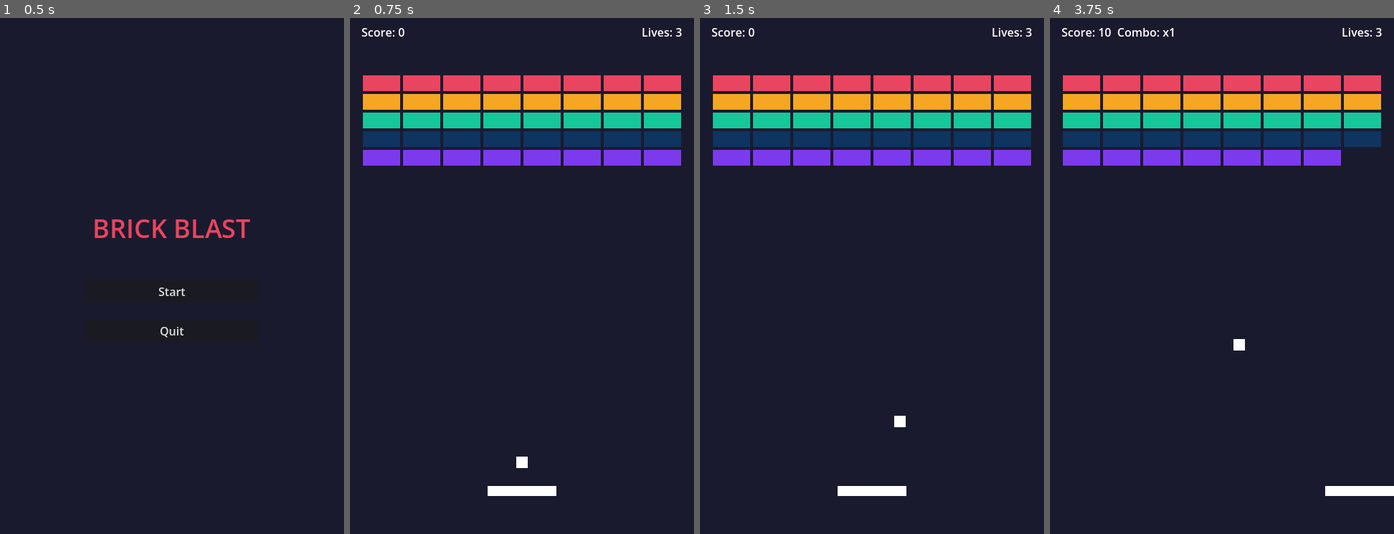
Above: before the commit, frames 1-4 (left to right).
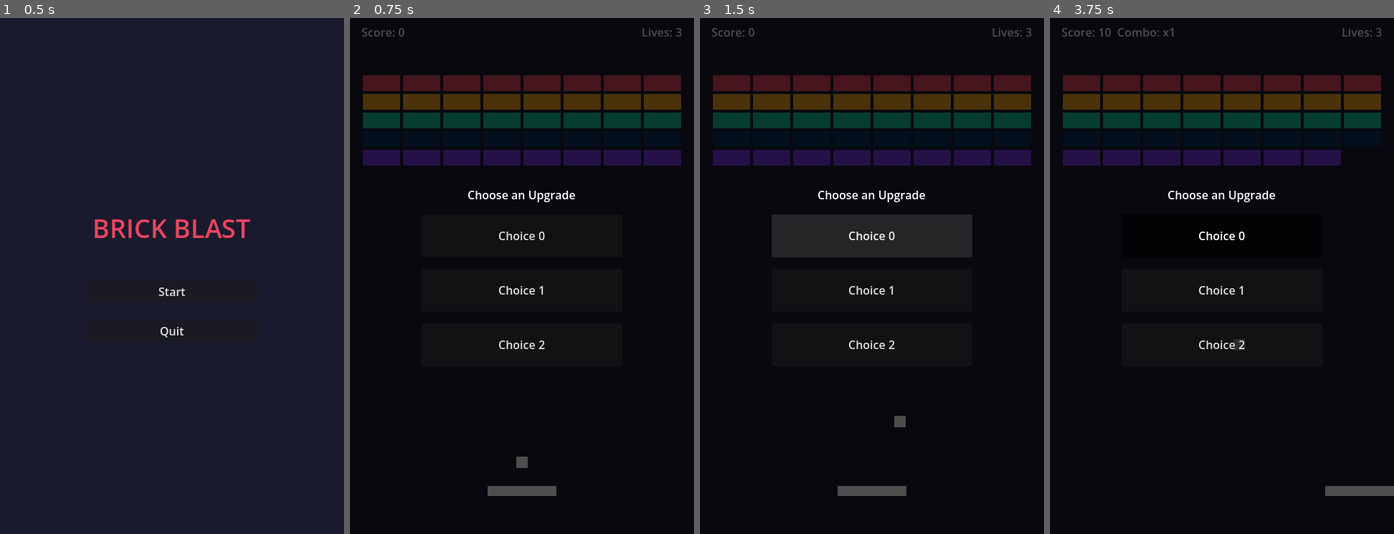
Above: after the commit, the same moments.

Repository: WSQS/brick-blast
Game: Godot game, scene res://scene/menu.tscn
Two runs of this game, one before a commit and one after it. Both use one fixed random seed, a clock stepped at 60 frames per second and the inputs below.
Inputs (mouse positions are in pixels of both pictures, inside the frame that each line leads up to):
- Up to frame 1 (0.5 s): no input
- Up to frame 2 (0.75 s): click "Start" at 0.5 s
- Up to frame 3 (1.5 s): click (872, 234) at 1.25 s, where only the run after the commit has a clickable "Choice 0"
- Up to frame 4 (3.75 s): click (1222, 291) at 2 s, where only the run after the commit has a clickable "Choice 1"; click (1222, 343) at 2.75 s, where only the run after the commit has a clickable "Choice 2"; tap Enter (ui_accept) at 3.5 s; move the mouse to (1297, 250) at 3.52 s; hold Right (ui_right) from 3.53 s (still down); hold Shift from 3.53 s (still down); click (1297, 250) at 3.67 s

Frame 1 is identical in both runs. In frame 2, 100% of the frame differs, in the area x 0-100%, y 0-100%; in frame 3, 95%; in frame 4, 100%.

Commit message:
feat(upgrade): add upgrade selection system (D014)
- Upgrade data model with 5 types: paddle wide, slow ball, extra life, multi-ball, pierce
- UpgradePanel scene: 3-choice selection UI
- main.gd: win → show upgrade panel → apply upgrade → next round
- Phase 2 upgrades implemented: paddle wide, slow ball, extra life
- Multi-ball and pierce are stubs (Phase 3)
- 40/40 tests still passing

Diff:
--- a/scene/main.tscn
+++ b/scene/main.tscn
@@ -1,9 +1,10 @@
-[gd_scene load_steps=5 format=3]
+[gd_scene load_steps=6 format=3]
 
 [ext_resource type="Script" path="res://script/main.gd" id="1_main"]
 [ext_resource type="PackedScene" path="res://scene/ball.tscn" id="2_ball"]
 [ext_resource type="PackedScene" path="res://scene/paddle.tscn" id="3_paddle"]
 [ext_resource type="PackedScene" path="res://scene/brick.tscn" id="4_brick"]
+[ext_resource type="PackedScene" path="res://scene/upgrade_panel.tscn" id="5_upgrade"]
 
 [node name="Main" type="Node2D"]
 script = ExtResource("1_main")
@@ -82,5 +83,7 @@
 text = "Menu"
 visible = false
 
+[node name="UpgradePanel" parent="." instance=ExtResource("5_upgrade")]
+
 [connection signal="pressed" from="HUD/RestartButton" to="." method="_on_restart_pressed"]
 [connection signal="pressed" from="HUD/MenuButton" to="." method="_on_menu_pressed"]
--- /dev/null
+++ b/scene/upgrade_panel.tscn
@@ -0,0 +1,41 @@
+[gd_scene load_steps=2 format=3]
+
+[ext_resource type="Script" path="res://script/upgrade_panel.gd" id="1_panel"]
+
+[node name="UpgradePanel" type="CanvasLayer"]
+
+[node name="Overlay" type="ColorRect" parent="."]
+anchors_preset = 15
+anchor_right = 1.0
+anchor_bottom = 1.0
+grow_horizontal = 2
+grow_vertical = 2
+color = Color(0, 0, 0, 0.7)
+
+[node name="CenterContainer" type="CenterContainer" parent="Overlay"]
+anchors_preset = 8
+anchor_left = 0.5
+anchor_top = 0.5
+anchor_right = 0.5
+anchor_bottom = 0.5
+grow_horizontal = 2
+grow_vertical = 2
+
+[node name="VBoxContainer" type="VBoxContainer" parent="Overlay/CenterContainer"]
+theme_override_constants/separation = 16
+
+[node name="Title" type="Label" parent="Overlay/CenterContainer/VBoxContainer"]
+horizontal_alignment = 1
+text = "Choose an Upgrade"
+
+[node name="Choice0" type="Button" parent="Overlay/CenterContainer/VBoxContainer"]
+custom_minimum_size = Vector2(280, 60)
+text = "Choice 0"
+
+[node name="Choice1" type="Button" parent="Overlay/CenterContainer/VBoxContainer"]
+custom_minimum_size = Vector2(280, 60)
+text = "Choice 1"
+
+[node name="Choice2" type="Button" parent="Overlay/CenterContainer/VBoxContainer"]
+custom_minimum_size = Vector2(280, 60)
+text = "Choice 2"
--- a/script/main.gd
+++ b/script/main.gd
@@ -1,5 +1,7 @@
 extends Node2D
 ## Main — orchestrates the game: spawns bricks, manages score, win/lose state.
+
+const UpgradeScript = preload("res://script/upgrade.gd")
 
 const COLS: int = 8
 const ROWS: int = 5
@@ -31,6 +33,7 @@
 @onready var message: Label = $HUD/Message
 @onready var restart_button: Button = $HUD/RestartButton
 @onready var menu_button: Button = $HUD/MenuButton
+@onready var upgrade_panel = $UpgradePanel
 
 var lives: int = START_LIVES
 var score: int = 0
@@ -46,10 +49,17 @@
 # Ball stick state (D012): ball waits on paddle until player launches
 var ball_stuck: bool = true
 
+# Upgrade state (D014)
+var upgrades: Dictionary = {}  # UpgradeScript.Type -> count
+var rounds_cleared: int = 0
+
 
 func _ready() -> void:
 	paddle.bounds = playfield
 	ball.bounds = playfield
+	if upgrade_panel and upgrade_panel.has_signal("upgrade_selected"):
+		upgrade_panel.upgrade_selected.connect(_on_upgrade_selected)
+		upgrade_panel.hide()
 	_spawn_bricks()
 	_reset_round()
 	_update_hud()
@@ -150,11 +160,17 @@
 
 
 func _win() -> void:
+	rounds_cleared += 1
 	var star_count := _compute_stars()
 	var star_str := ""
 	for i in star_count:
 		star_str += "*"
-	_end_game("YOU WIN! %s" % star_str)
+	message.text = "ROUND CLEAR! %s" % star_str
+	message.show()
+	# Show upgrade choices (D014)
+	await get_tree().create_timer(1.0).timeout
+	message.hide()
+	upgrade_panel.show_choices()
 
 
 func _compute_stars() -> int:
@@ -179,6 +195,37 @@
 	menu_button.show()
 
 
+func _on_upgrade_selected(upgrade) -> void:
+	upgrades[upgrade.id] = upgrades.get(upgrade.id, 0) + 1
+	_apply_upgrade(upgrade.id)
+	_start_next_round()
+
+
+func _apply_upgrade(id: int) -> void:
+	match id:
+		UpgradeScript.Type.PADDLE_WIDE:
+			var shape: RectangleShape2D = paddle.get_node("CollisionShape2D").shape
+			shape.size.x *= 1.5
+		UpgradeScript.Type.SLOW_BALL:
+			ball._speed *= 0.8
+		UpgradeScript.Type.EXTRA_LIFE:
+			lives += 1
+		UpgradeScript.Type.MULTI_BALL:
+			pass  # Phase 3
+		UpgradeScript.Type.PIERCE:
+			pass  # Phase 3
+
+
+func _start_next_round() -> void:
+	# Reset per-round state but keep upgrades
+	bricks_left = 0
+	_spawn_bricks()
+	_reset_round()
+	lives_lost_this_level = 0
+	max_combo = 0
+	_update_hud()
+
+
 func _update_hud() -> void:
 	score_label.text = "Score: %d" % score
 	lives_label.text = "Lives: %d" % lives
--- /dev/null
+++ b/script/upgrade.gd
@@ -0,0 +1,35 @@
+class_name Upgrade
+## Upgrade — defines a power-up that modifies game state between rounds.
+
+enum Type { PADDLE_WIDE, SLOW_BALL, EXTRA_LIFE, MULTI_BALL, PIERCE }
+
+var id: Type
+var display_name: String
+var description: String
+
+
+static func all() -> Array[Upgrade]:
+	return [
+		_create(Type.PADDLE_WIDE, "Wide Paddle", "+50% paddle width"),
+		_create(Type.SLOW_BALL, "Slow Ball", "-20% ball speed"),
+		_create(Type.EXTRA_LIFE, "Extra Life", "+1 life"),
+		_create(Type.MULTI_BALL, "Multi-Ball", "Launch an extra ball"),
+		_create(Type.PIERCE, "Pierce", "Ball pierces through 3 bricks"),
+	]
+
+
+static func _create(p_id: Type, p_name: String, p_desc: String) -> Upgrade:
+	var u := Upgrade.new()
+	u.id = p_id
+	u.display_name = p_name
+	u.description = p_desc
+	return u
+
+
+static func random_choices(count: int) -> Array[Upgrade]:
+	var pool: Array[Upgrade] = all()
+	pool.shuffle()
+	var result: Array[Upgrade] = []
+	for i in mini(count, pool.size()):
+		result.append(pool[i])
+	return result
--- /dev/null
+++ b/script/upgrade_panel.gd
@@ -0,0 +1,34 @@
+extends CanvasLayer
+## UpgradePanel — 3-choice upgrade selection UI shown after clearing all bricks.
+
+const UpgradeScript = preload("res://script/upgrade.gd")
+
+signal upgrade_selected(upgrade)
+
+const CHOICE_COUNT: int = 3
+
+@onready var buttons: Array[Button] = [
+	$Overlay/CenterContainer/VBoxContainer/Choice0,
+	$Overlay/CenterContainer/VBoxContainer/Choice1,
+	$Overlay/CenterContainer/VBoxContainer/Choice2,
+]
+
+
+func _ready() -> void:
+	for i in buttons.size():
+		buttons[i].pressed.connect(_on_choice_pressed.bind(i))
+
+
+func show_choices() -> void:
+	var choices: Array = UpgradeScript.random_choices(CHOICE_COUNT)
+	for i in choices.size():
+		buttons[i].text = "%s\n%s" % [choices[i].display_name, choices[i].description]
+		buttons[i].set_meta("upgrade", choices[i])
+		buttons[i].show()
+	show()
+
+
+func _on_choice_pressed(index: int) -> void:
+	var upgrade = buttons[index].get_meta("upgrade")
+	hide()
+	upgrade_selected.emit(upgrade)
Not shown, added: script/upgrade.gd.uid
Not shown, added: script/upgrade_panel.gd.uid
Not shown, changed: docs/decisions.md
